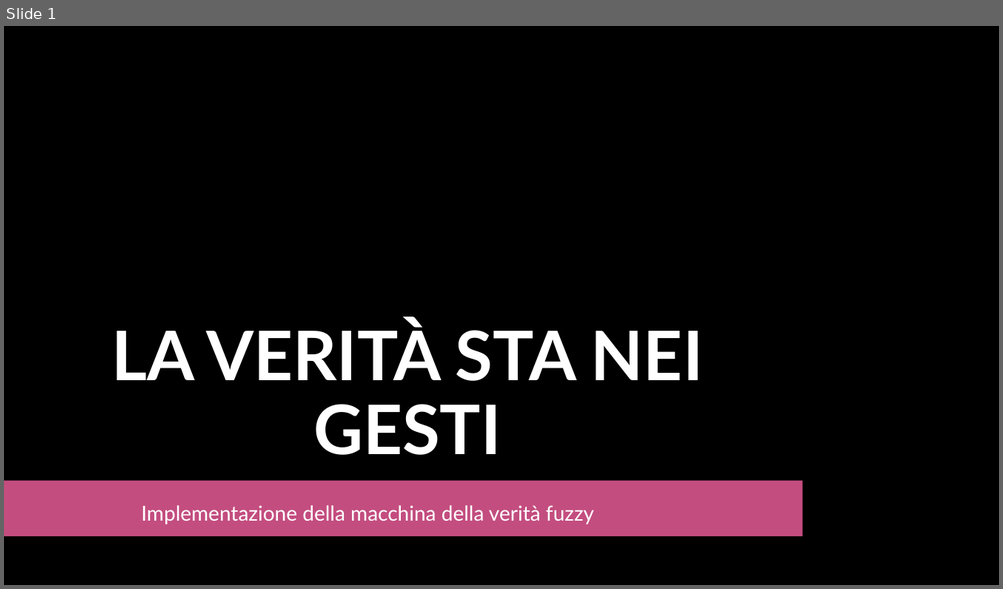
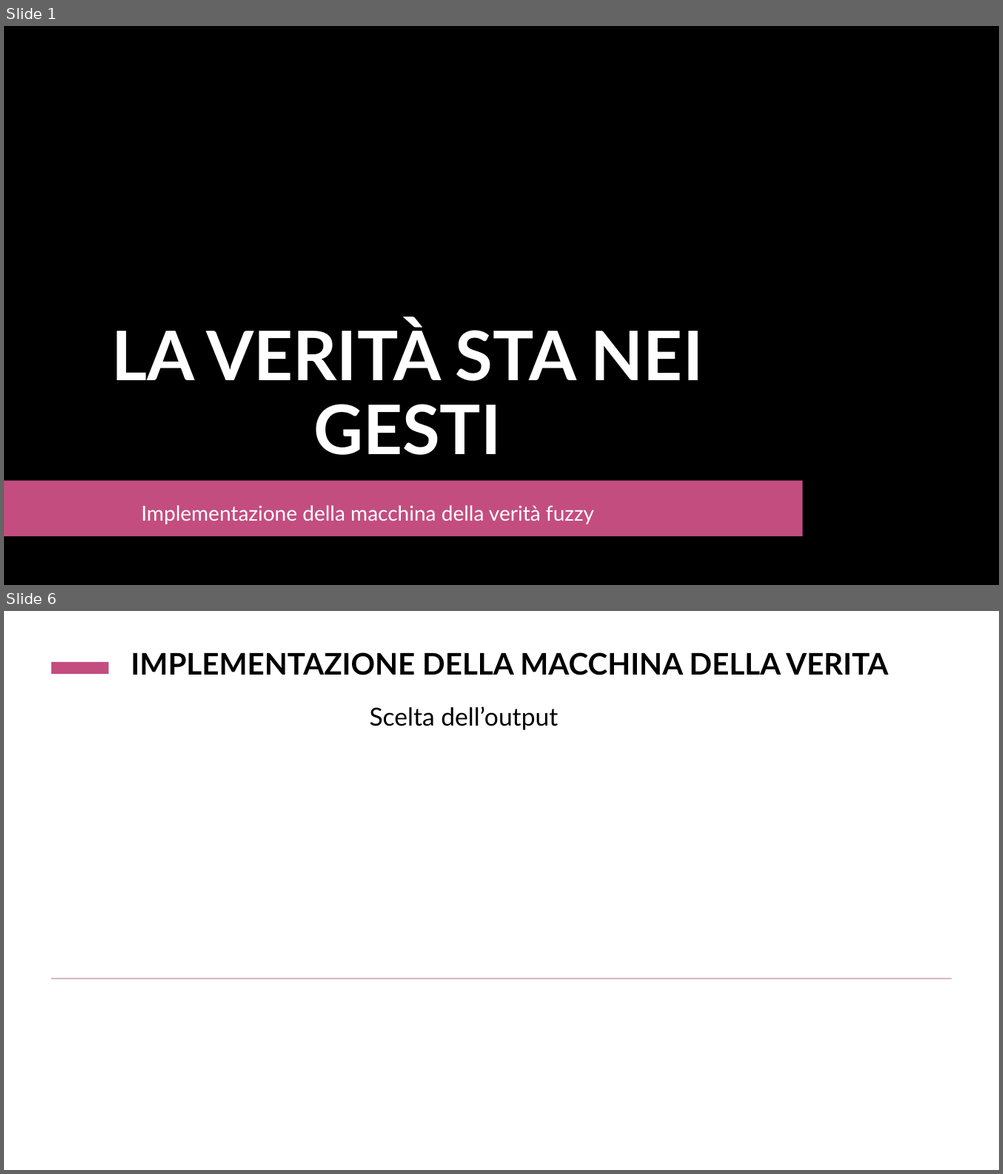
Before and after one commit to ClaudiaMarano/Progetto-Fuzzy, a slide deck: LA VERITÀ STA NEI GESTI.pptx. Shown one above the other, each under a label of ours: slide 1 before the commit, slides 1 and 6 after it; the slides between them are not shown. The pictures are 1003x589 and 1003x1174 pixels, drawn with LibreOffice and Linux fonts; fonts in the diff are those of the drawing; background and template pictures are left out. Boxes give left, top, right and bottom in pixels: in the first picture for what was removed or moved away, otherwise in the second. Text is boxed around its words. In the diff, an @@ line names an element or a change of style, - is before the commit and + after.

```diff
--- a/LA VERITÀ STA NEI GESTI.pptx
+++ b/LA VERITÀ STA NEI GESTI.pptx
@@ slide 6 added at (x1=4, y1=611, x2=999, y2=1170), background #FFFFFF @@
@@ title added at (x1=131, y1=652, x2=888, y2=675), 28.8 pt, text #000000, bold @@
+IMPLEMENTAZIONE DELLA MACCHINA DELLA VERITA
@@ rectangle added at (x1=51, y1=662, x2=109, y2=674), fill #C34D7F @@
@@ text added at (x1=370, y1=706, x2=558, y2=730), 24 pt, text #000000 @@
+Scelta dell’output
@@ rectangle added at (x1=51, y1=978, x2=951, y2=980), fill #D8B9C7 @@
```
Also in this commit, not shown: 1 slide changed, 5 other slides added.
